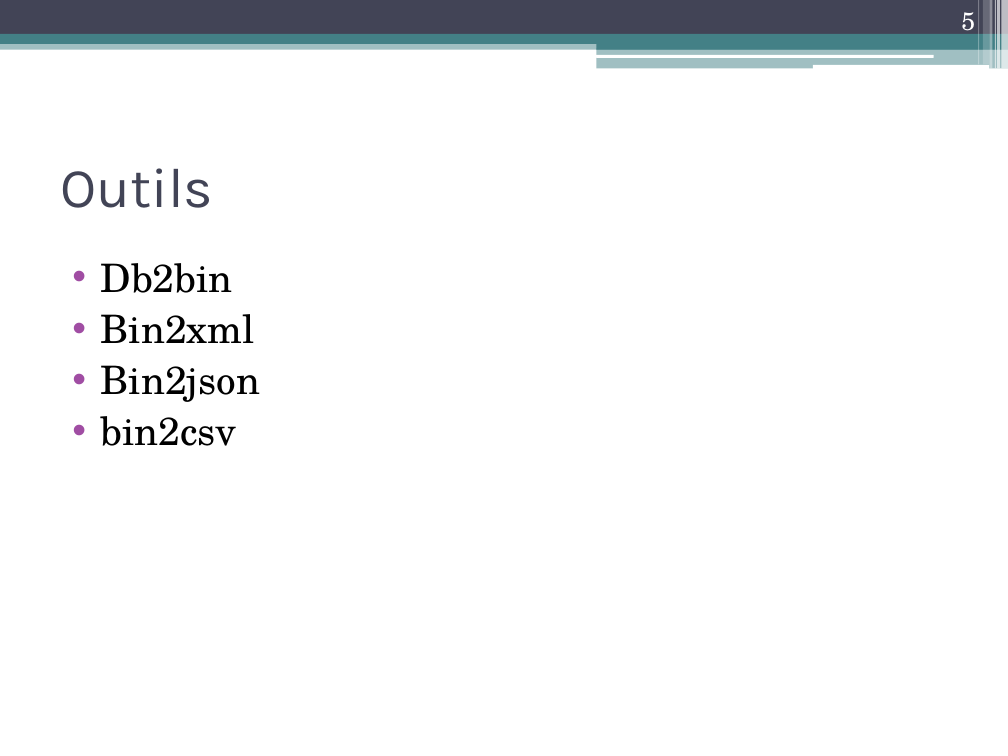
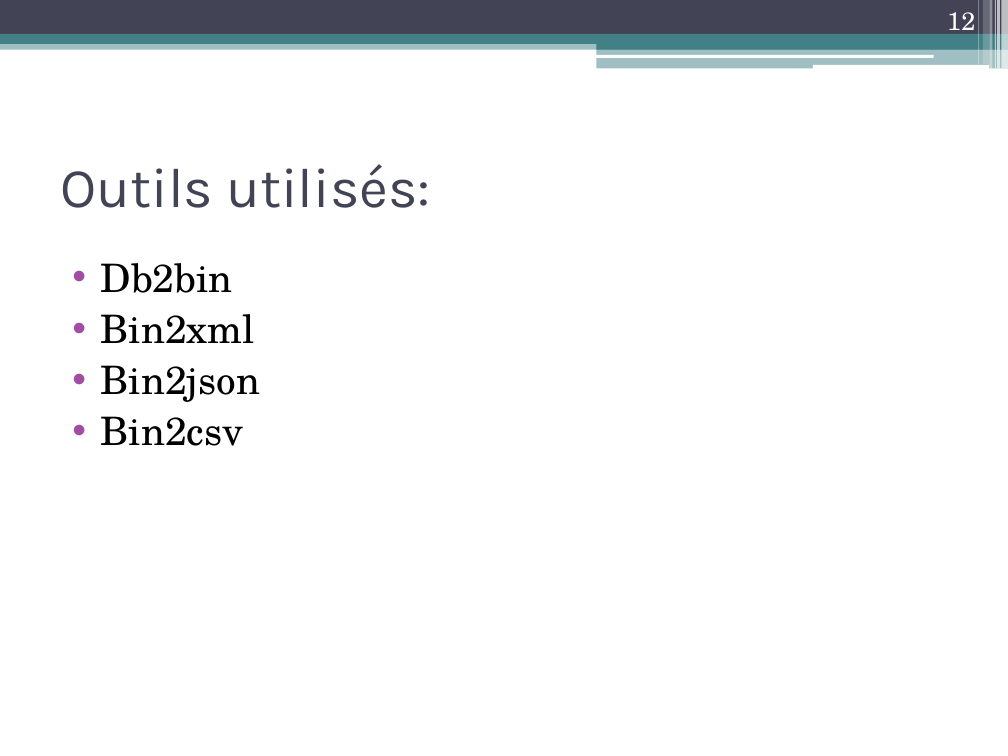
Before and after one commit to anunnakian/db2file, a slide deck: slide 12 of docs/dataMigrator.pptx (slide 5 before the commit). Drawn at 1008x756 pixels with LibreOffice and Linux fonts; fonts in the diff are those of the drawing. Boxes give left, top, right and bottom in pixels: in the first picture for what was removed or moved away, otherwise in the second. Text is boxed around its words. In the diff, an @@ line names an element or a change of style, - is before the commit and + after.

```diff
--- a/docs/dataMigrator.pptx
+++ b/docs/dataMigrator.pptx
@@ page number at (947,12,975,38): text changed @@
-5
+12
@@ title at (60,164,430,208): text changed @@
-Outils
+Outils utilisés:
@@ text at (101,416,244,446): text changed @@
-• bin2csv
+• Bin2csv
```
Also in this commit, not shown: 3 other slides changed, 14 slides added, 2 slides removed.
